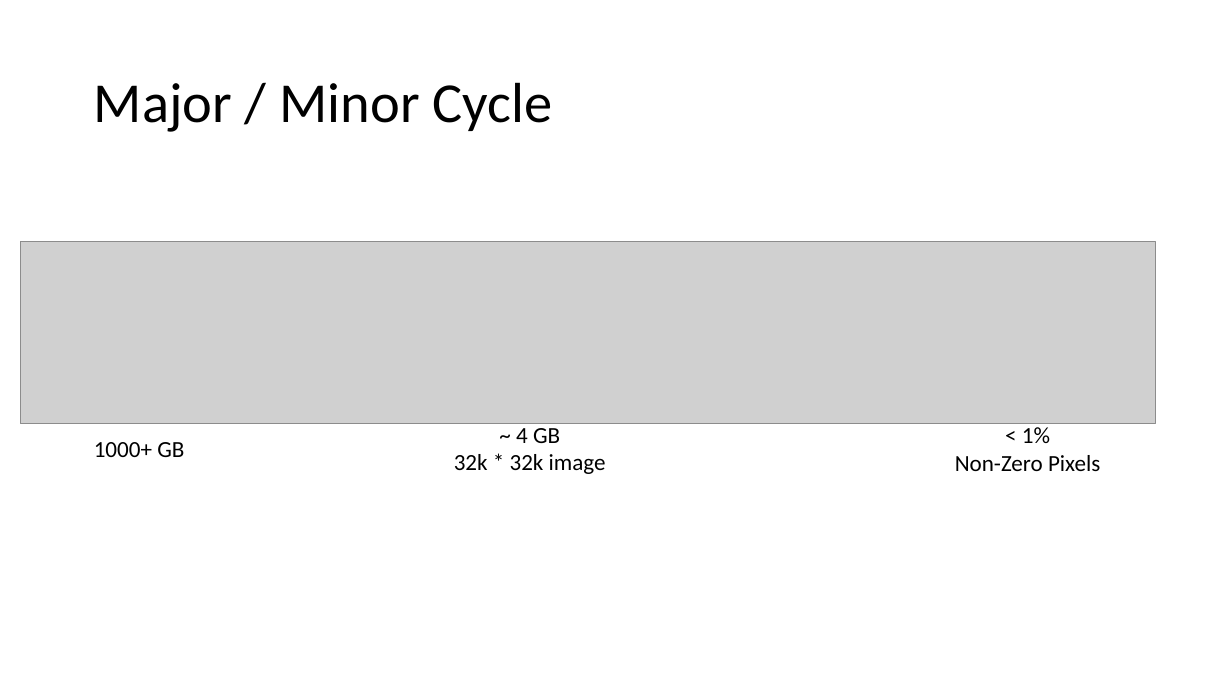
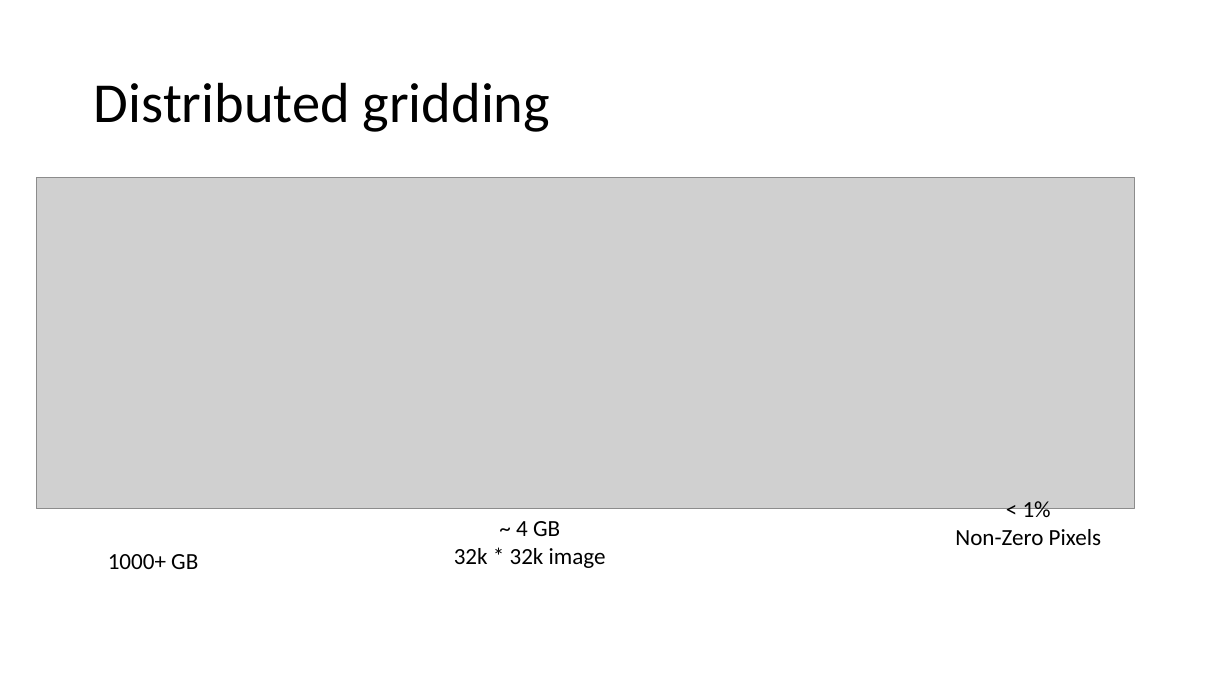
Before and after one commit to lord-blueberry/p9-doc, a slide deck: slide 5 of SKA-Days/Towards Distributed Image Reconstruction.pptx. Drawn at 1232x693 pixels with LibreOffice and Linux fonts; fonts in the diff are those of the drawing; grey boxes stand for pictures. Boxes give left, top, right and bottom in pixels: in the first picture for what was removed or moved away, otherwise in the second. Text is boxed around its words. In the diff, an @@ line names an element or a change of style, - is before the commit and + after.

Commit message:
rewriting the major/minor cycle explanation

```diff
--- a/SKA-Days/Towards Distributed Image Reconstruction.pptx
+++ b/SKA-Days/Towards Distributed Image Reconstruction.pptx
@@ title at (x1=94, y1=82, x2=551, y2=132): text changed @@
-Major / Minor Cycle
+Distributed gridding
@@ picture resized from (x1=20, y1=241, x2=1155, y2=423) to (x1=36, y1=177, x2=1134, y2=509) @@
@@ text "~ 4 GB" rewrapped from (x1=454, y1=423, x2=606, y2=474) to (x1=454, y1=521, x2=606, y2=568) @@
@@ text "< 1%" rewrapped from (x1=955, y1=423, x2=1100, y2=471) to (x1=955, y1=501, x2=1101, y2=545) @@
@@ text "1000+ GB" moved from (x1=94, y1=442, x2=184, y2=457) to (x1=108, y1=554, x2=198, y2=569) @@
```
Also in this commit, not shown: 8 other slides changed, 1 slide added, 6 slides removed, 4 other files.
